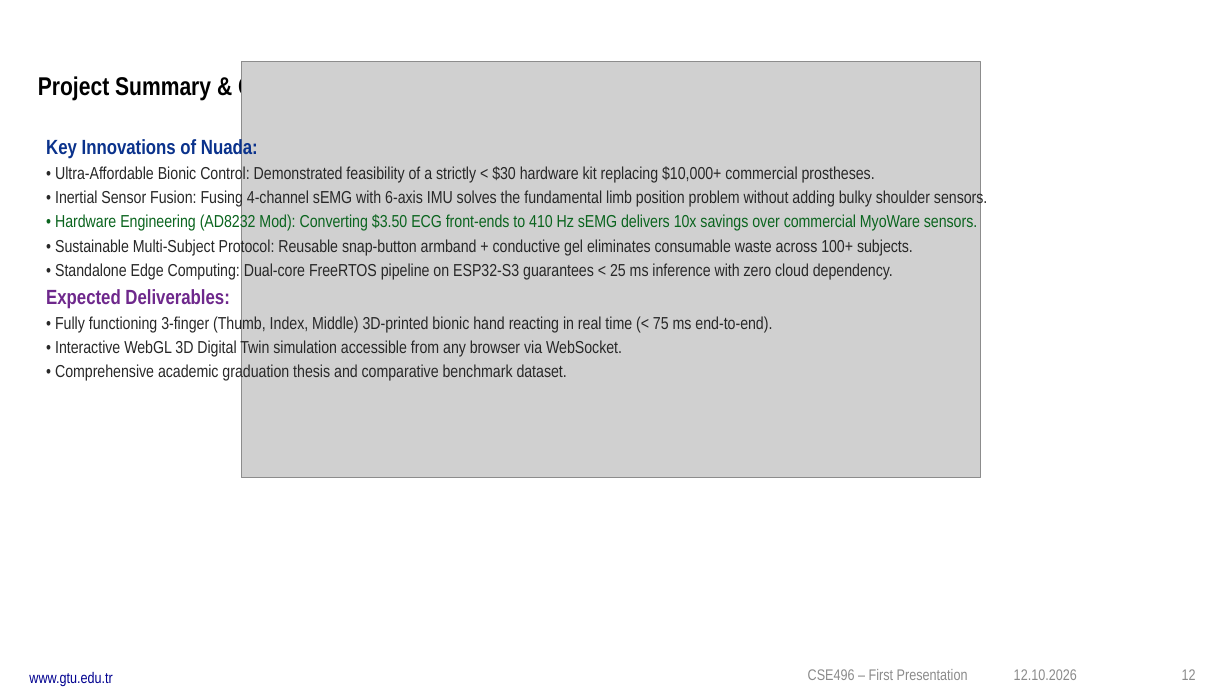
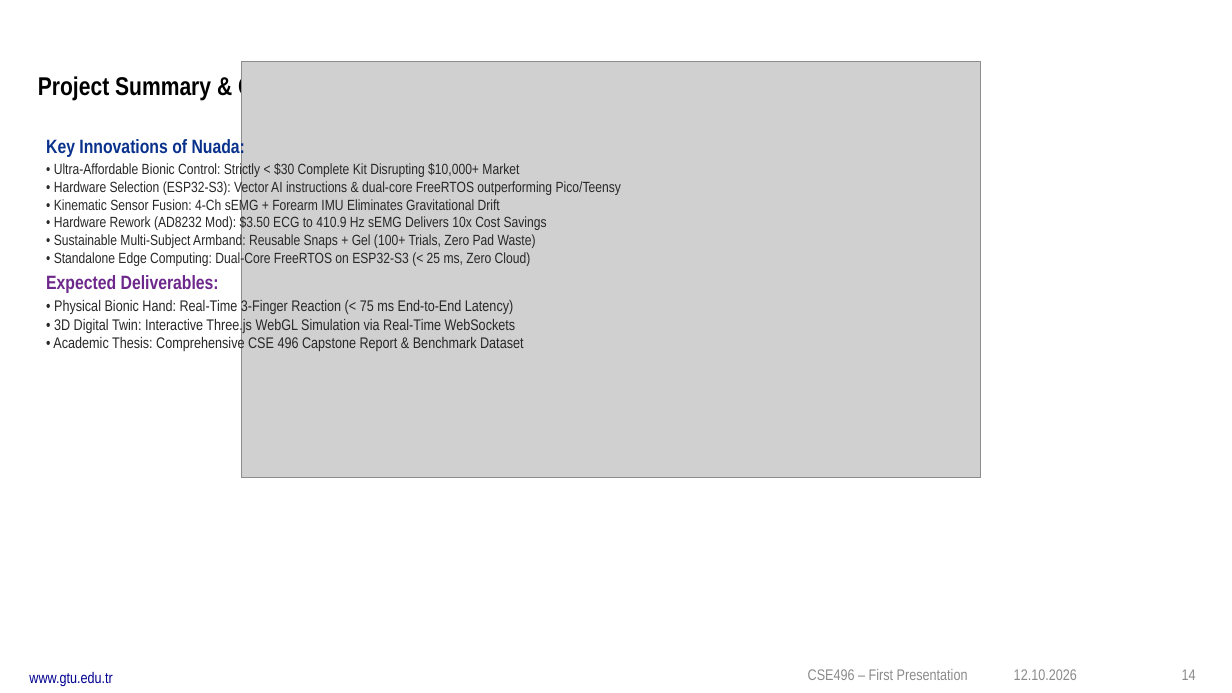
Before and after one commit to nziyak/nuada-bionic-hand-tinyml, a slide deck: slide 14 of docs/presentations/Nuada_Bionic_Hand_Project_Proposal_Presentation.pptx (slide 12 before the commit). Drawn at 1232x693 pixels with LibreOffice and Linux fonts; fonts in the diff are those of the drawing; grey boxes stand for pictures; background and template pictures are left out. Boxes give left, top, right and bottom in pixels: in the first picture for what was removed or moved away, otherwise in the second. Text is boxed around its words. In the diff, an @@ line names an element or a change of style, - is before the commit and + after.

```diff
--- a/docs/presentations/Nuada_Bionic_Hand_Project_Proposal_Presentation.pptx
+++ b/docs/presentations/Nuada_Bionic_Hand_Project_Proposal_Presentation.pptx
@@ text at bbox=[46, 138, 245, 293]: size 16 to 15 pt in "Key Innovations of Nuada:", "Expected Deliverables:" @@
@@ text at bbox=[54, 162, 621, 267]: text changed; size 13.5 to 11.5 pt @@
-• Ultra-Affordable Bionic Control: Demonstrated feasibility of a strictly < $30 hardware kit replacing $10,000+ commercial prostheses.
-• Inertial Sensor Fusion: Fusing 4-channel sEMG with 6-axis IMU solves the fundamental limb position problem without adding bulky shoulder sensors.
-• Hardware Engineering (AD8232 Mod): Converting $3.50 ECG front-ends to 410 Hz sEMG delivers 10x savings over commercial MyoWare sensors.
-• Sustainable Multi-Subject Protocol: Reusable snap-button armband + conductive gel eliminates consumable waste across 100+ subjects.
-• Standalone Edge Computing: Dual-core FreeRTOS pipeline on ESP32-S3 guarantees < 25 ms inference with zero cloud dependency.
+• Ultra-Affordable Bionic Control: Strictly < $30 Complete Kit Disrupting $10,000+ Market
+• Hardware Selection (ESP32-S3): Vector AI instructions & dual-core FreeRTOS outperforming Pico/Teensy
+• Kinematic Sensor Fusion: 4-Ch sEMG + Forearm IMU Eliminates Gravitational Drift
+• Hardware Rework (AD8232 Mod): $3.50 ECG to 410.9 Hz sEMG Delivers 10x Cost Savings
+• Sustainable Multi-Subject Armband: Reusable Snaps + Gel (100+ Trials, Zero Pad Waste)
+• Standalone Edge Computing: Dual-Core FreeRTOS on ESP32-S3 (< 25 ms, Zero Cloud)
@@ text at bbox=[53, 299, 523, 352]: text changed; size 13.5 to 12 pt @@
-• Fully functioning 3-finger (Thumb, Index, Middle) 3D-printed bionic hand reacting in real time (< 75 ms end-to-end).
-• Interactive WebGL 3D Digital Twin simulation accessible from any browser via WebSocket.
-• Comprehensive academic graduation thesis and comparative benchmark dataset.
+• Physical Bionic Hand: Real-Time 3-Finger Reaction (< 75 ms End-to-End Latency)
+• 3D Digital Twin: Interactive Three.js WebGL Simulation via Real-Time WebSockets
+• Academic Thesis: Comprehensive CSE 496 Capstone Report & Benchmark Dataset
@@ text at bbox=[1182, 669, 1196, 680]: text changed @@
-12
+14
```
Also in this commit, not shown: 11 other slides changed, 2 slides added, 2 other files.
